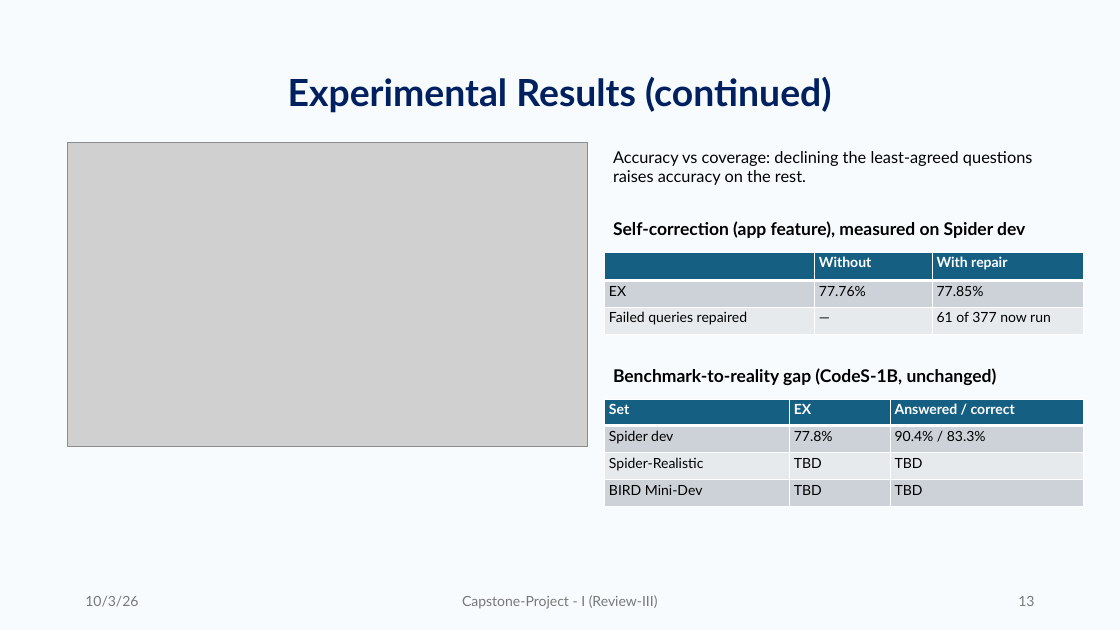
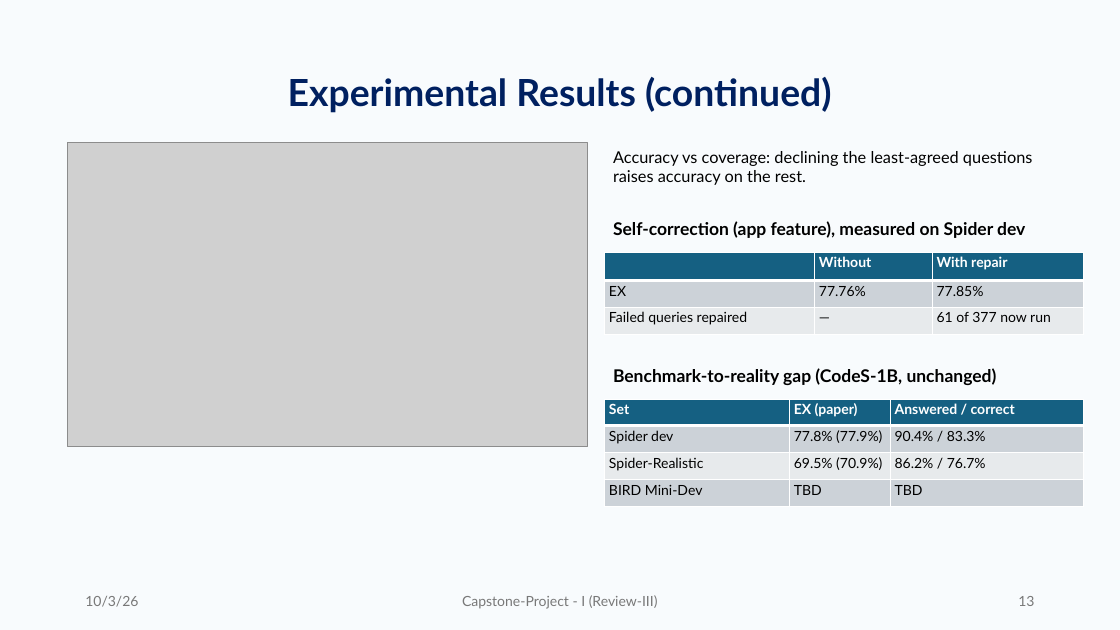
Before and after one commit to jayakanthh/QueryGenie, a slide deck: slide 13 of docs/Review-III/QueryGenie_Review-III.pptx. Drawn at 1120x630 pixels with LibreOffice and Linux fonts; fonts in the diff are those of the drawing; grey boxes stand for pictures. Boxes give left, top, right and bottom in pixels: in the first picture for what was removed or moved away, otherwise in the second. Text is boxed around its words. In the diff, an @@ line names an element or a change of style, - is before the commit and + after.

```diff
--- a/docs/Review-III/QueryGenie_Review-III.pptx
+++ b/docs/Review-III/QueryGenie_Review-III.pptx
@@ table at box(605, 399, 1084, 507) @@
-row 1, column 2: EX
+row 1, column 2: EX (paper)
-row 2, column 2: 77.8%
+row 2, column 2: 77.8% (77.9%)
-row 3, column 2: TBD
+row 3, column 2: 69.5% (70.9%)
-row 3, column 3: TBD
+row 3, column 3: 86.2% / 76.7%
```
Also in this commit, not shown: 15 other files.
